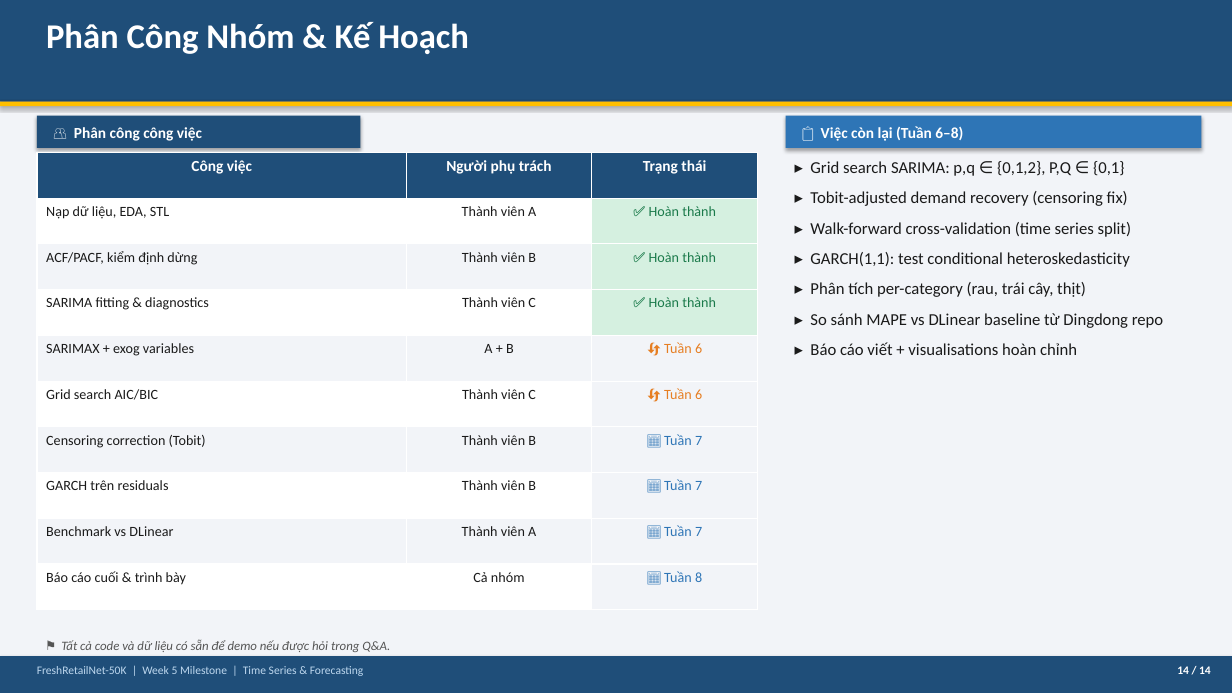
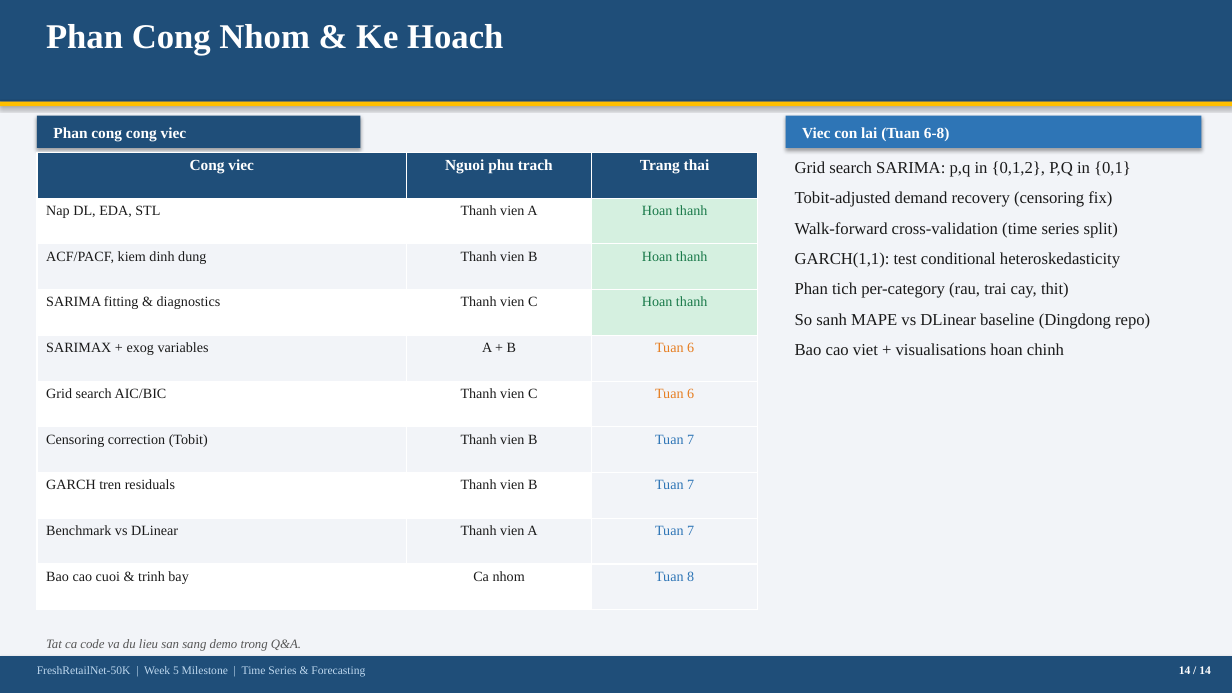
Before and after one commit to thanh-tai-435/TimeSeriesMrSu, a slide deck: slide 14 of Week5_Slides.pptx. Drawn at 1232x693 pixels with LibreOffice and Linux fonts; fonts in the diff are those of the drawing. Boxes give left, top, right and bottom in pixels: in the first picture for what was removed or moved away, otherwise in the second. Text is boxed around its words. In the diff, an @@ line names an element or a change of style, - is before the commit and + after.

```diff
--- a/Week5_Slides.pptx
+++ b/Week5_Slides.pptx
@@ text at <box>46,24,503,55</box>: text changed; font Calibri to Times New Roman @@
-Phân Công Nhóm & Kế Hoạch
+Phan Cong Nhom & Ke Hoach
@@ text at <box>53,127,187,141</box>: text changed; font Calibri to Times New Roman @@
-👥 Phân công công việc
+Phan cong cong viec
@@ text at <box>802,127,950,141</box>: text changed; font Calibri to Times New Roman @@
-📋 Việc còn lại (Tuần 6–8)
+Viec con lai (Tuan 6-8)
@@ table at <box>37,152,758,610</box> @@
-row 1: Công việc | Người phụ trách | Trạng thái
+row 1: Cong viec | Nguoi phu trach | Trang thai
-row 2: Nạp dữ liệu, EDA, STL | Thành viên A | ✅ Hoàn thành
+row 2: Nap DL, EDA, STL | Thanh vien A | Hoan thanh
-row 3: ACF/PACF, kiểm định dừng | Thành viên B | ✅ Hoàn thành
+row 3: ACF/PACF, kiem dinh dung | Thanh vien B | Hoan thanh
-row 4, column 2: Thành viên C
+row 4, column 2: Thanh vien C
-row 4, column 3: ✅ Hoàn thành
+row 4, column 3: Hoan thanh
-row 5, column 3: 🔄 Tuần 6
+row 5, column 3: Tuan 6
-row 6, column 2: Thành viên C
+row 6, column 2: Thanh vien C
-row 6, column 3: 🔄 Tuần 6
+row 6, column 3: Tuan 6
-row 7, column 2: Thành viên B
+row 7, column 2: Thanh vien B
-row 7, column 3: 📅 Tuần 7
+row 7, column 3: Tuan 7
-row 8: GARCH trên residuals | Thành viên B | 📅 Tuần 7
+row 8: GARCH tren residuals | Thanh vien B | Tuan 7
-row 9, column 2: Thành viên A
+row 9, column 2: Thanh vien A
-row 9, column 3: 📅 Tuần 7
+row 9, column 3: Tuan 7
-row 10: Báo cáo cuối & trình bày | Cả nhóm | 📅 Tuần 8
+row 10: Bao cao cuoi & trinh bay | Ca nhom | Tuan 8
@@ font Calibri to Times New Roman in "SARIMA fitting & diagnostics", "SARIMAX + exog variables", "A + B", "Grid search AIC/BIC" and 2 more places @@
@@ text at <box>795,161,1150,355</box>: text changed; font Calibri to Times New Roman @@
-▸ Grid search SARIMA: p,q ∈ {0,1,2}, P,Q ∈ {0,1}
-▸ Tobit-adjusted demand recovery (censoring fix)
-▸ Walk-forward cross-validation (time series split)
-▸ GARCH(1,1): test conditional heteroskedasticity
-▸ Phân tích per-category (rau, trái cây, thịt)
-▸ So sánh MAPE vs DLinear baseline từ Dingdong repo
-▸ Báo cáo viết + visualisations hoàn chỉnh
+Grid search SARIMA: p,q in {0,1,2}, P,Q in {0,1}
+Tobit-adjusted demand recovery (censoring fix)
+Walk-forward cross-validation (time series split)
+GARCH(1,1): test conditional heteroskedasticity
+Phan tich per-category (rau, trai cay, thit)
+So sanh MAPE vs DLinear baseline (Dingdong repo)
+Bao cao viet + visualisations hoan chinh
@@ text "FreshRetailNet-50K | Week 5 Milestone ..." at <box>37,666,365,677</box>: font Calibri to Times New Roman @@
@@ text at <box>46,639,301,651</box>: text changed; font Calibri to Times New Roman @@
-⚑ Tất cả code và dữ liệu có sẵn để demo nếu được hỏi trong Q&A.
+Tat ca code va du lieu san sang demo trong Q&A.
@@ text "14 / 14" at <box>1179,666,1211,674</box>: font Calibri to Times New Roman @@
```
Also in this commit, not shown: 12 other slides changed, 1 slide added, 1 slide removed, 13 other files.
